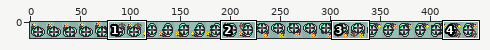
Two states of a sprite sheet, data/Guard.png. Above: a wide view before the commit, with the close-up outlined.
Close-up. Before:
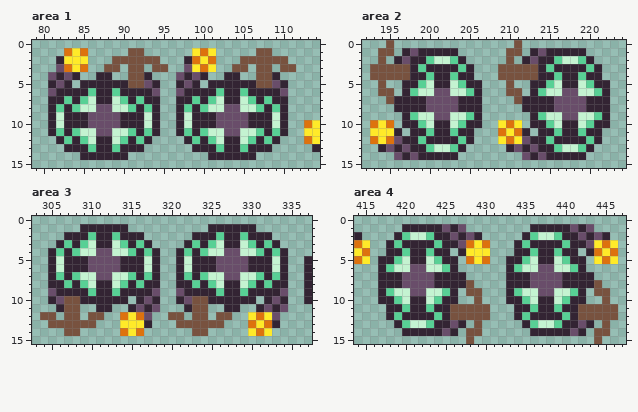
The file is 448x16 pixels. Shown: area 1: x 79..114, y 0..15; area 2: x 192..224, y 0..15; area 3: x 303..337, y 0..15; area 4: x 414..447, y 0..15.
Now the later version:
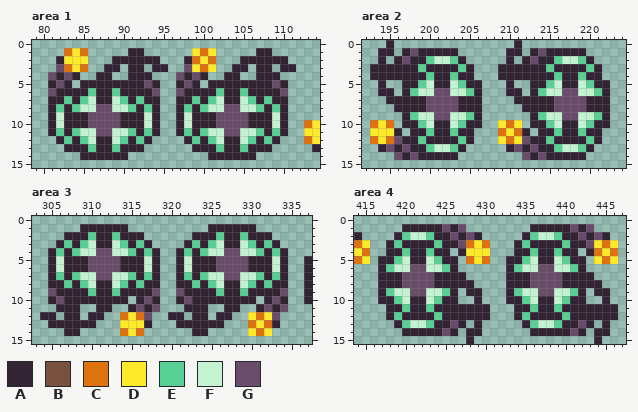
Palette (. is transparent): A #332433  B #78523f  C #dd720e  D #ffea29  E #58d095  F #c4f3d1  G #694d6a
Change:
Area 1:
y 1: x 91..92 BB -> AA; x 107..108 BB -> AA
y 2: x 89..94 BBBBBB -> AAAAAA; x 105..110 BBBBBB -> AAAAAA
y 3: x 88..89 BB -> AA; x 91..92 BB -> AA; x 94..95 BB -> AA; x 104..105 BB -> AA; x 107..108 BB -> AA; x 110..111 BB -> AA
y 4..5: x 91..92 BB -> AA; x 107..108 BB -> AA
Area 2:
y 0: x 195 B -> A; x 211 B -> A
y 1: x 194..195 BB -> AA; x 210..211 BB -> AA
y 2: x 194 B -> A; x 210 B -> A
y 3..4: x 193..197 BBBBB -> AAAAA; x 209..213 BBBBB -> AAAAA
y 5: x 194 B -> A; x 210 B -> A
y 6: x 194..195 BB -> AA; x 210..211 BB -> AA
y 7: x 195 B -> A; x 211 B -> A
Area 3:
y 10..11: x 307..308 BB -> AA; x 323..324 BB -> AA
y 12: x 304..305 BB -> AA; x 307..308 BB -> AA; x 310..311 BB -> AA; x 320..321 BB -> AA; x 323..324 BB -> AA; x 326..327 BB -> AA
y 13: x 305..310 BBBBBB -> AAAAAA; x 321..326 BBBBBB -> AAAAAA
y 14: x 307..308 BB -> AA; x 323..324 BB -> AA
Area 4:
y 8: x 428 B -> A; x 444 B -> A
y 9: x 428..429 BB -> AA; x 444..445 BB -> AA
y 10: x 429 B -> A; x 445 B -> A
y 11..12: x 426..430 BBBBB -> AAAAA; x 442..446 BBBBB -> AAAAA
y 13: x 429 B -> A; x 445 B -> A
y 14: x 428..429 BB -> AA; x 444..445 BB -> AA
y 15: x 428 B -> A; x 444 B -> A
